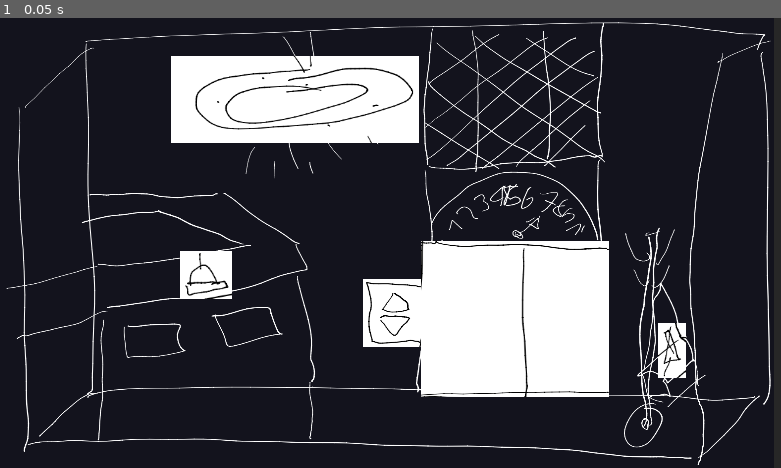
Above: before the commit, frame 1.
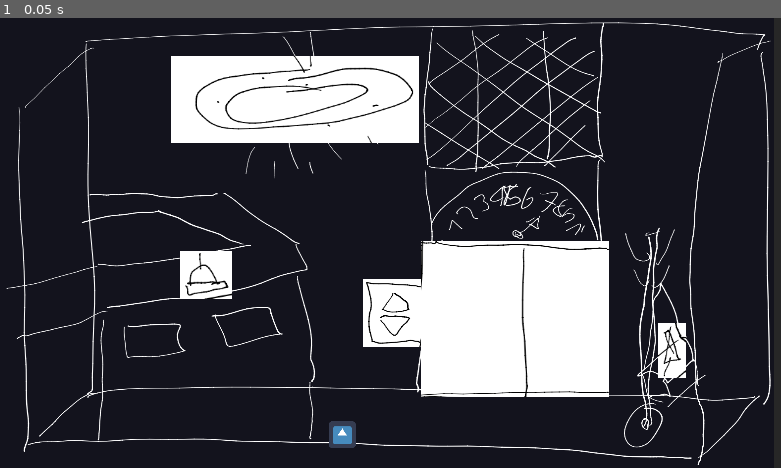
Above: after the commit, the same moment.

Repository: chippmann/dampfmechanische-einstellung
Game: Godot game, scene res://stages/00_Prologue.tscn
Same seed, same stepped clock (60 frames per second), same inputs: the game is played once before the commit and once after it. The engine's default icon, where the game draws it, is replaced by a stand-in: a white triangle on a blue panel in a dark square. Sound files missing from this copy of the repository are replaced by a short silence.
Inputs:
- Up to frame 1 (0.05 s): no input

The runs differ from the first frame. In frame 1, 0.2% of the frame differs, in the area x 42-46%, y 89-96%.
Error after the commit: Parse Error: Unique global class "Player" already exists at path: res://Player.gd (res://objects/player/Player.gd:2)

Commit message:
Add navigation mesh and player

Diff:
--- a/stages/00_Prologue.tscn
+++ b/stages/00_Prologue.tscn
@@ -1,7 +1,21 @@
-[gd_scene load_steps=2 format=2]
+[gd_scene load_steps=4 format=2]
 
 [ext_resource path="res://rooms/Reception.tscn" type="PackedScene" id=1]
+[ext_resource path="res://objects/player/Player.tscn" type="PackedScene" id=2]
+
+[sub_resource type="NavigationPolygon" id=1]
+vertices = PoolVector2Array( 1550, 977, 1633, 997, 1723, 1060, 136, 1014, 262, 899, 804, 889, 1048, 893, 1704, 912, 1864, 912, 1587, 905, 269, 472, 263, 379, 1061, 389, 436, 458, 655, 544, 792, 729 )
+polygons = [ PoolIntArray( 0, 1, 2, 3, 4, 5, 6 ), PoolIntArray( 7, 8, 2, 1 ), PoolIntArray( 6, 9, 0 ), PoolIntArray( 10, 11, 12, 13 ), PoolIntArray( 14, 13, 12 ), PoolIntArray( 14, 12, 6, 15 ), PoolIntArray( 6, 5, 15 ) ]
+outlines = [ PoolVector2Array( 262, 899, 804, 889, 792, 729, 655, 544, 436, 458, 269, 472, 263, 379, 1061, 389, 1048, 893, 1587, 905, 1550, 977, 1633, 997, 1704, 912, 1864, 912, 1723, 1060, 136, 1014 ) ]
 
 [node name="00_Prologue" type="Node2D"]
 
 [node name="Reception" parent="." instance=ExtResource( 1 )]
+
+[node name="Navigation2D" type="Navigation2D" parent="."]
+
+[node name="NavigationPolygonInstance" type="NavigationPolygonInstance" parent="Navigation2D"]
+navpoly = SubResource( 1 )
+
+[node name="Player" parent="Navigation2D" instance=ExtResource( 2 )]
+position = Vector2( 867, 1000 )
